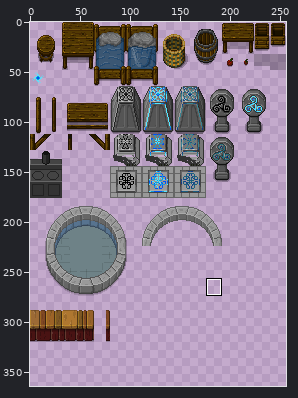
Sprite sheet, stored at img/object1.png. The first picture is a wide view before the edit; the outline marks the close-up.
Close-up. As it was:
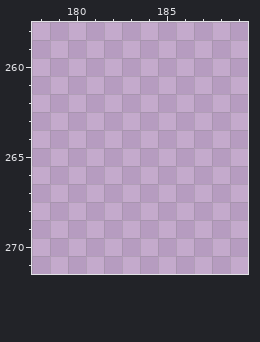
The file is 256x512 pixels. Colours within 5 levels of each other are drawn and written as one. Shown: x 178..189, y 258..271. The wide view leaves out empty margins. The commit also changed other parts of the picture, which this record leaves out.
Palette (. is transparent): 
The same view after the edit:
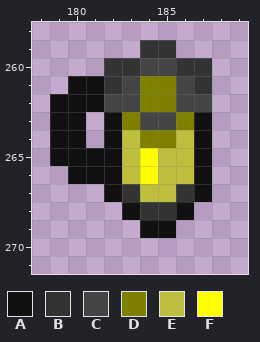
Colours new in this view: A #111111  B #333333  C #444444  D #7f7f00  E #bfbf3f  F #ffff00
Diff:
Changed rows in their new state; - is an unchanged pixel.
first column x 179:
259 -----BB--
260 ---BBCCBB
261 -AABCDDCB
262 AAACCDDCC
263 AA-ADCCDA
264 AA-AEDDEA
265 AAAAEFEEA
266 -AAAEFEEA
267 ---ABEEBA
268 ----ABBA-
269 -----AA--
Changed places in both close-ups, as pixel boxes (x1, y1, x2, y2):
added: (50, 40, 212, 238)
